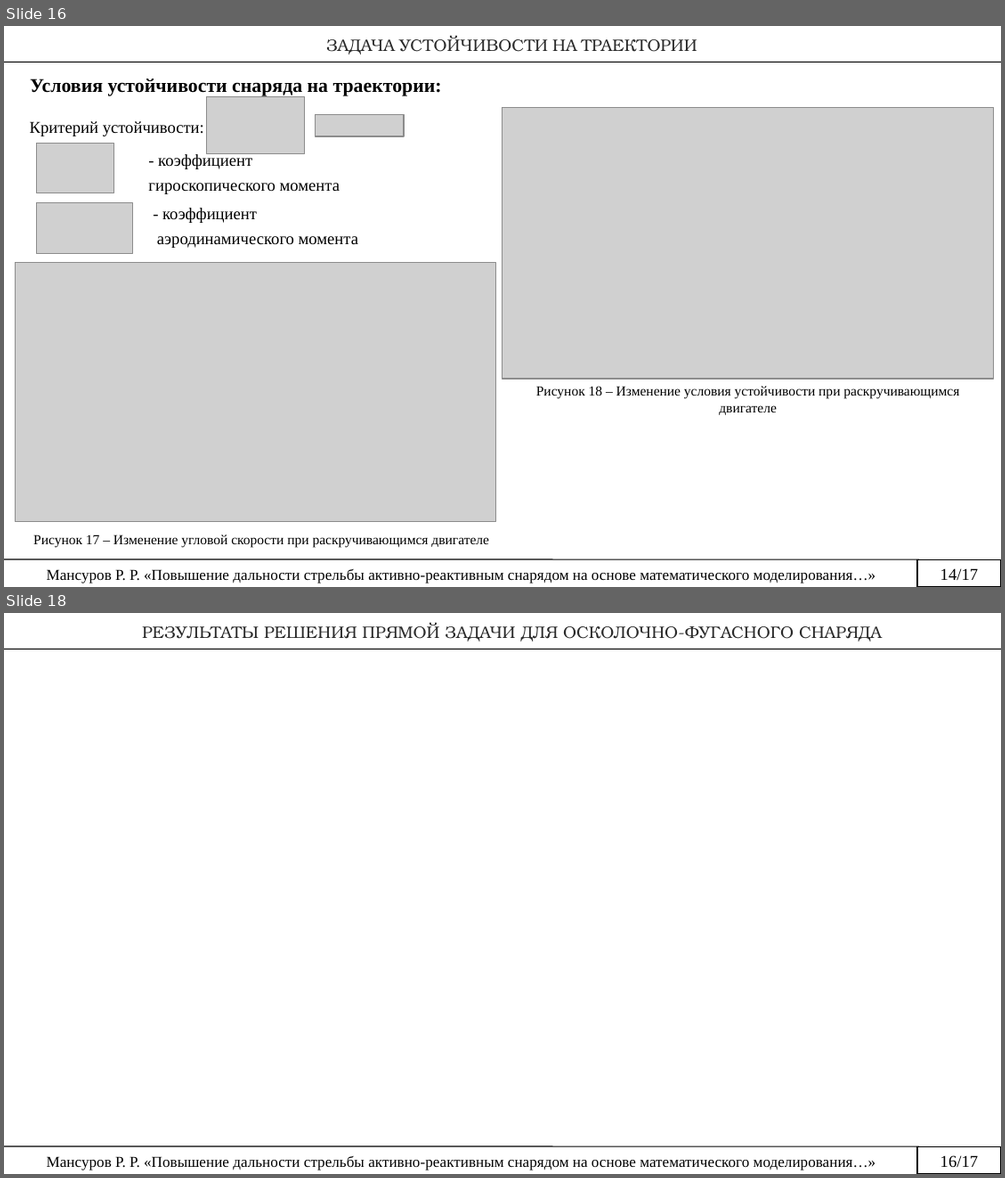
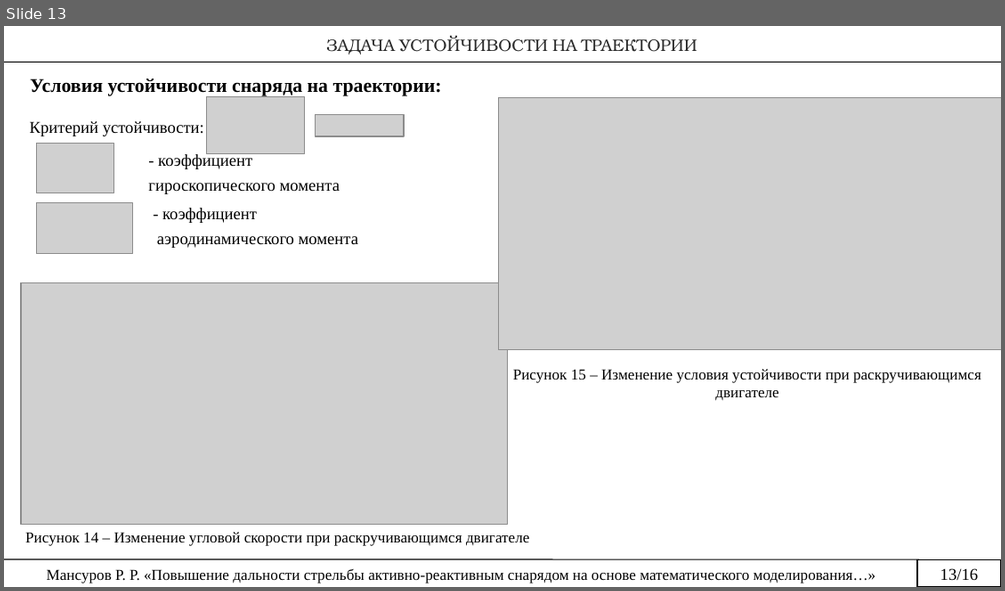
Before and after one commit to rustam-mansurov/cats, a slide deck: Диссертация/Мансуров Презентация.pptx. Shown one above the other, each under a label of ours: slides 16 and 18 before the commit, slide 13 after it; the slides between them are not shown. The pictures are 1005x1178 and 1005x591 pixels, drawn with LibreOffice and Linux fonts; fonts in the diff are those of the drawing; grey boxes stand for pictures. Boxes give left, top, right and bottom in pixels: in the first picture for what was removed or moved away, otherwise in the second. Text is boxed around its words. In the diff, an @@ line names an element or a change of style, - is before the commit and + after.

```diff
--- a/Диссертация/Мансуров Презентация.pptx
+++ b/Диссертация/Мансуров Презентация.pptx
@@ slide 18 removed at (4, 613, 1001, 1174), background #FFFFFF @@
@@ text removed at (142, 623, 882, 641) @@
-РЕЗУЛЬТАТЫ РЕШЕНИЯ ПРЯМОЙ ЗАДАЧИ ДЛЯ ОСКОЛОЧНО-ФУГАСНОГО СНАРЯДА
@@ line removed from (4, 649) to (1001, 649) @@
@@ line removed from (4, 1146) to (919, 1146) @@
@@ rectangle removed at (917, 1146, 1001, 1173) @@
@@ text removed at (47, 1156, 876, 1170) @@
-Мансуров Р. Р. «Повышение дальности стрельбы активно-реактивным снарядом на основе математического моделирования…»
@@ text removed at (940, 1155, 978, 1167) @@
-16/17
@@ what was slide 16 is now slide 13 @@
@@ slide 13 changed as well @@
@@ picture: place and size @@
-picture at (502, 108, 993, 378)
+picture at (499, 98, 1001, 350)
@@ picture: place and size @@
-picture at (15, 262, 495, 521)
+picture at (21, 282, 508, 524)
@@ text at (513, 369, 981, 401): text changed; size 10 to 11 pt @@
-Рисунок 18 – Изменение условия устойчивости при раскручивающимся двигателе
+Рисунок 15 – Изменение условия устойчивости при раскручивающимся двигателе
@@ text at (25, 532, 529, 546): text changed; size 10 to 11 pt @@
-Рисунок 17 – Изменение угловой скорости при раскручивающимся двигателе
+Рисунок 14 – Изменение угловой скорости при раскручивающимся двигателе
@@ text in rectangle at (940, 568, 978, 580): text changed @@
-14/17
+13/16
```
Also in this commit, not shown: 12 other slides changed, 1 slide added, 6 other slides removed, 16 other files.
